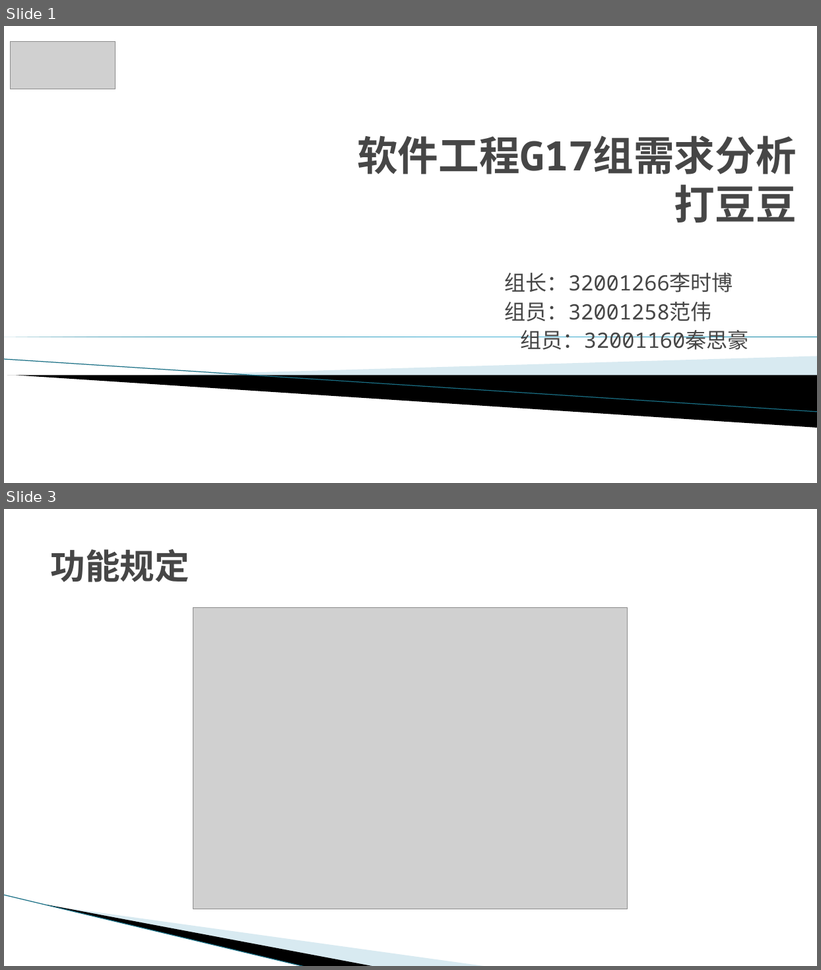
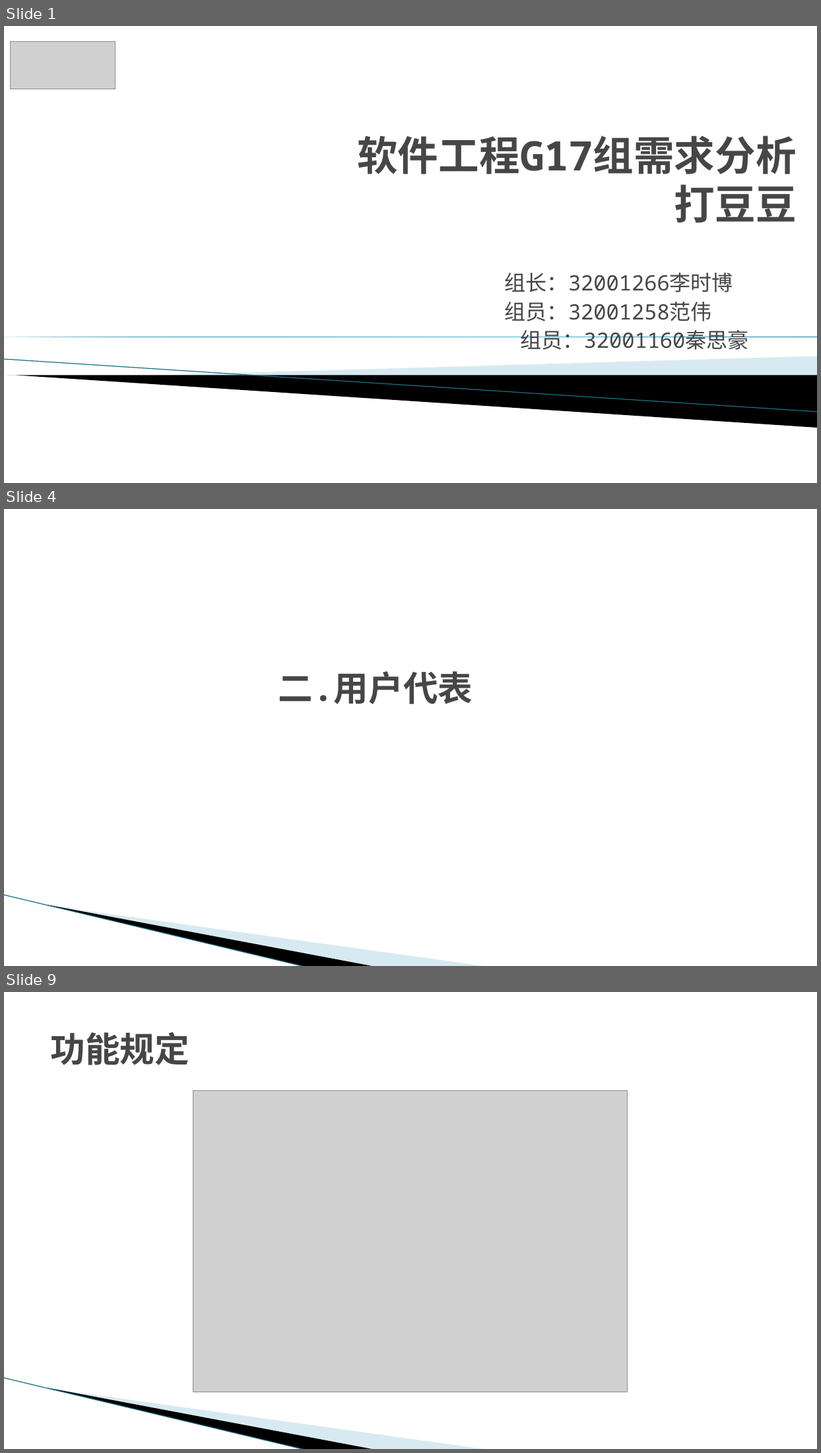
Before and after one commit to G17workfordadoudou/dadoudou, a slide deck: SE2022-G17小组-软件需求.pptx. Shown one above the other, each under a label of ours: slides 1 and 3 before the commit, slides 1, 4 and 9 after it; the slides between them are not shown. The pictures are 821x970 and 821x1453 pixels, drawn with LibreOffice and Linux fonts; fonts in the diff are those of the drawing; grey boxes stand for pictures; background and template pictures are left out. Boxes give left, top, right and bottom in pixels: in the first picture for what was removed or moved away, otherwise in the second. Text is boxed around its words. In the diff, an @@ line names an element or a change of style, - is before the commit and + after.

```diff
--- a/SE2022-G17小组-软件需求.pptx
+++ b/SE2022-G17小组-软件需求.pptx
@@ slide 4 added at <box>4,509,817,966</box>, background #FFFFFF; not listed: 3 template elements that a slide beside it also shows @@
@@ title added at <box>279,671,473,704</box>, 41 pt, text #464646, bold @@
+二.用户代表
@@ what was slide 3 is now slide 9 @@
```
Also in this commit, not shown: 1 slide changed, 8 other slides added, 7 other files.
